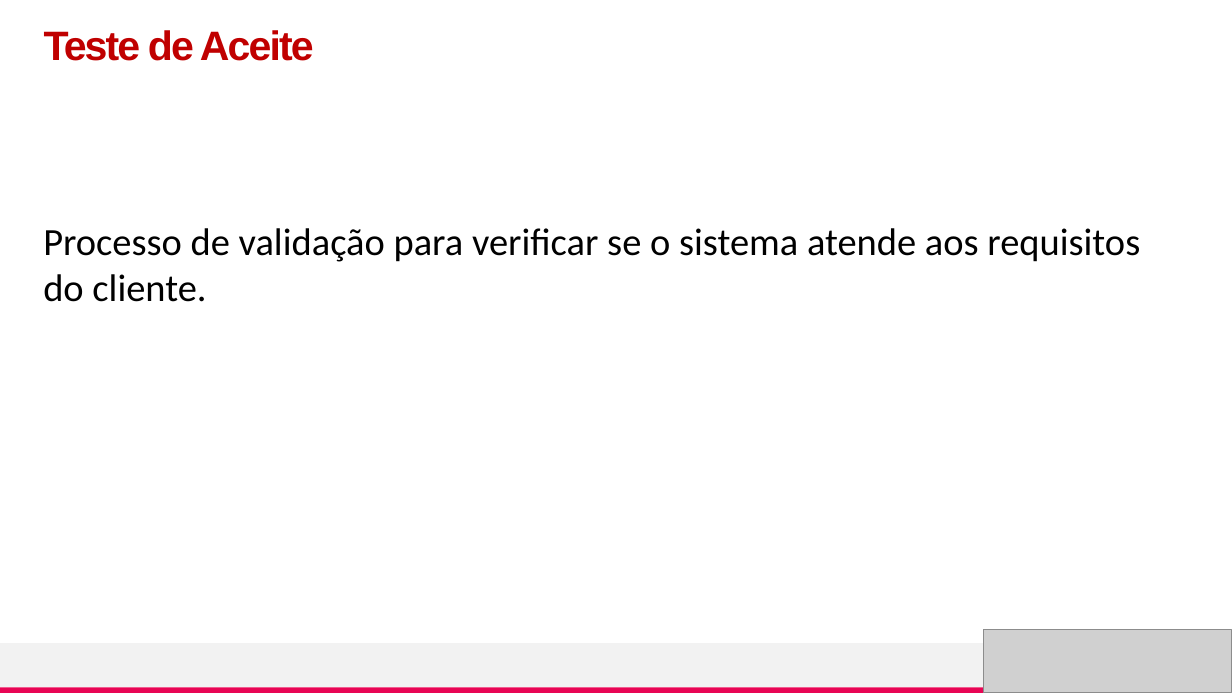
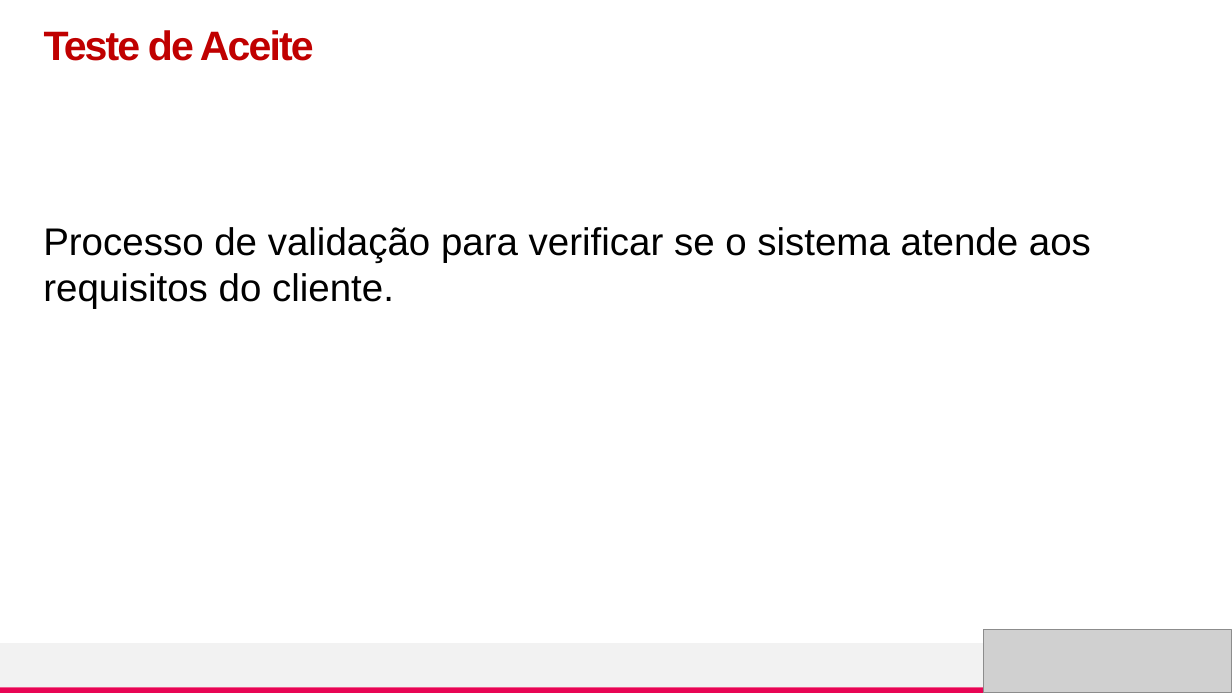
Before and after one commit to nandafretes/TSOFT, a slide deck: slide 4 of [TSOF] - Aula5_TesteAceite.pptx. Drawn at 1232x693 pixels with LibreOffice and Linux fonts; fonts in the diff are those of the drawing; grey boxes stand for pictures. Boxes give left, top, right and bottom in pixels: in the first picture for what was removed or moved away, otherwise in the second. Text is boxed around its words. In the diff, an @@ line names an element or a change of style, - is before the commit and + after.

```diff
--- a/[TSOF] - Aula5_TesteAceite.pptx
+++ b/[TSOF] - Aula5_TesteAceite.pptx
@@ text "Processo de validação para verificar ..." at (x1=43, y1=227, x2=1091, y2=308): font Calibri to Arial @@
```
Also in this commit, not shown: 5 other slides changed, 4 slides added, 6 slides removed, 4 other files.
